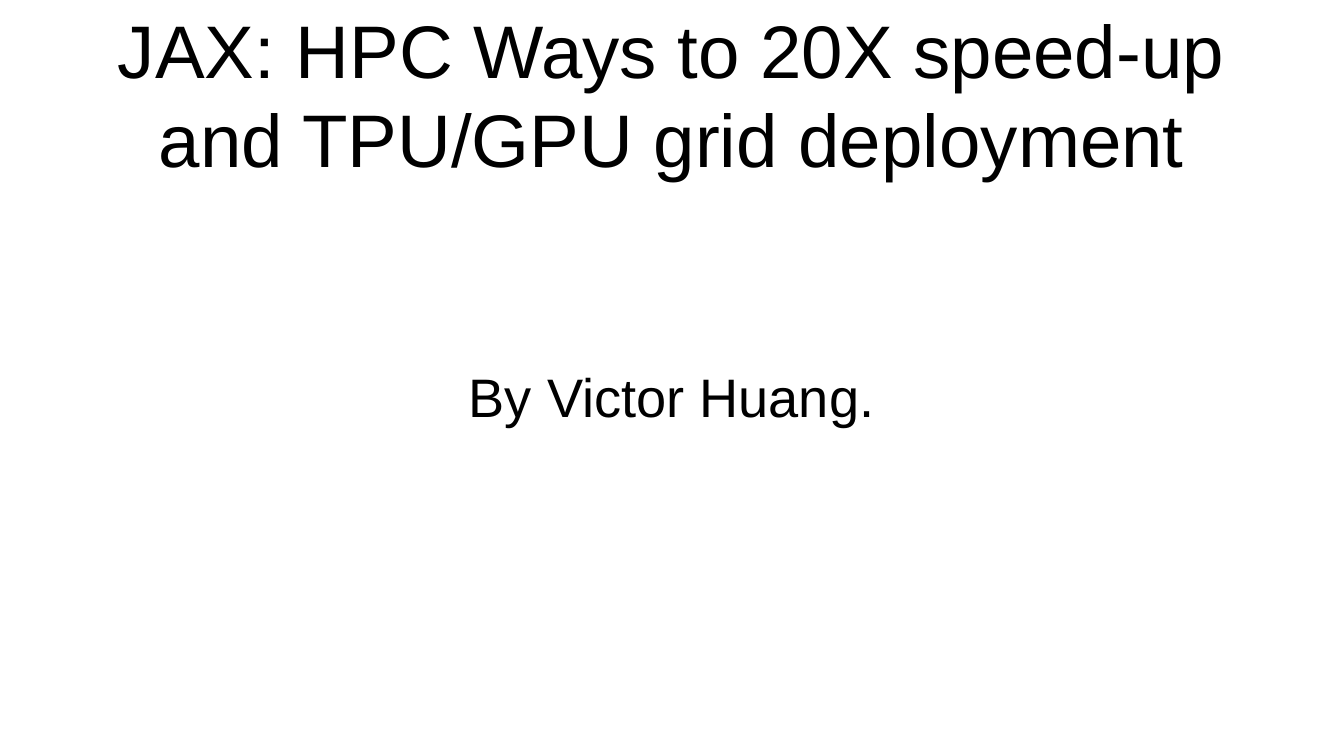
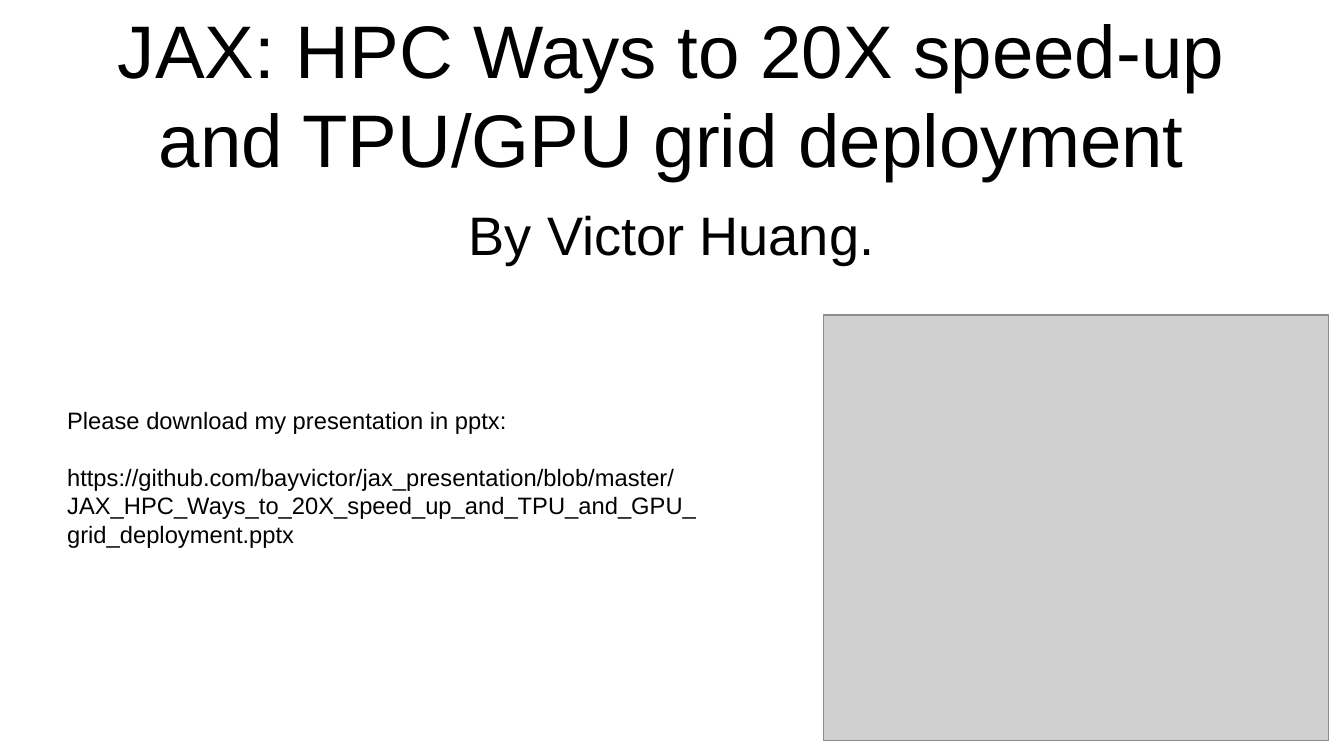
Before and after one commit to bayvictor/jax_presentation, a slide deck: slide 1 of JAX_HPC_Ways_to_20X_speed_up_and_TPU_and_GPU_grid_deployment.pptx. Drawn at 1344x756 pixels with LibreOffice and Linux fonts; fonts in the diff are those of the drawing; grey boxes stand for pictures. Boxes give left, top, right and bottom in pixels: in the first picture for what was removed or moved away, otherwise in the second. Text is boxed around its words. In the diff, an @@ line names an element or a change of style, - is before the commit and + after.

Commit message:
updating latest pptx

```diff
--- a/JAX_HPC_Ways_to_20X_speed_up_and_TPU_and_GPU_grid_deployment.pptx
+++ b/JAX_HPC_Ways_to_20X_speed_up_and_TPU_and_GPU_grid_deployment.pptx
@@ text "By Victor Huang.": place and size @@
-text "By Victor Huang." at [469,377,875,427]
+text "By Victor Huang." at [469,215,875,264]
@@ picture added at [823,315,1328,740] @@
@@ text added at [67,411,696,548], 14 pt, text #000000 @@
+Please download my presentation in pptx:
+https://github.com/bayvictor/jax_presentation/blob/master/JAX_HPC_Ways_to_20X_speed_up_and_TPU_and_GPU_grid_deployment.pptx
```
Also in this commit, not shown: 5 slides added.
